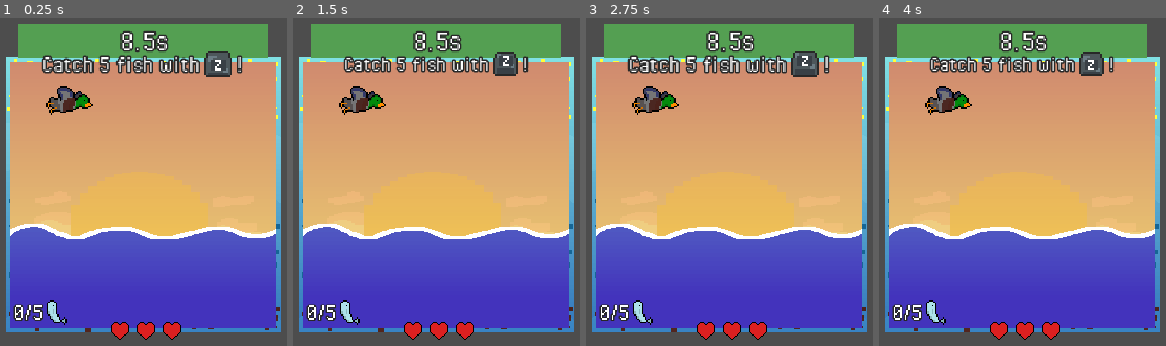
Above: before the commit, frames 1-4 (left to right).
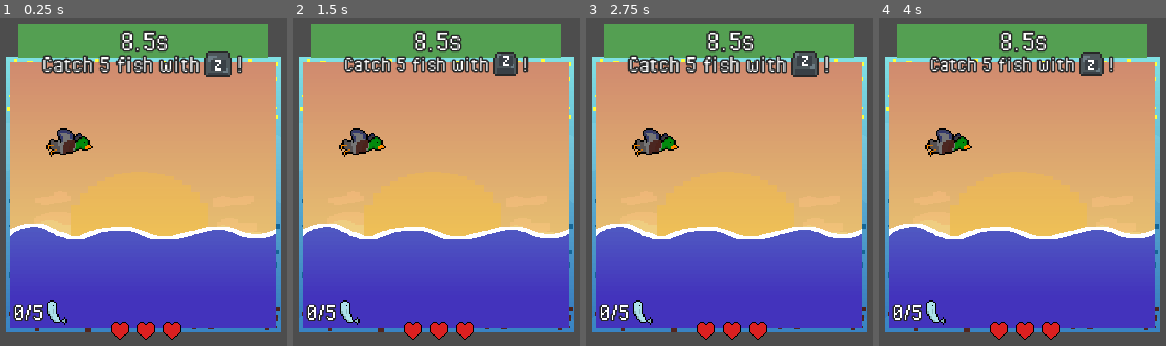
Above: after the commit, the same moments.

Repository: greeeegartur/cgvr-thesis
Game: Godot game, scene res://Scenes/Minigames/Duck Flap/DuckFlap.tscn
The game is run twice, just before and just after one commit, with the same random seed, the same clock (stepped at 60 frames per second) and the same inputs. This scene is started directly instead of the project's main scene.
Inputs:
- Up to frame 1 (0.25 s): no input
- Up to frame 2 (1.5 s): tap Enter (ui_accept) at 0.5, 0.77, 1.07 s; hold Right (ui_right) 0.53-1.28 s; tap A (heat_a) at 0.6 s; hold Down (ui_down) from 1.28 s (still down); tap B (heat_b) at 1.35 s
- Up to frame 3 (2.75 s): tap Enter (ui_accept) at 1.52, 1.82 s; release Down (ui_down) at 2.03 s; hold Right (ui_right) from 2.03 s (still down); tap C (heat_c) at 2.1 s
- Up to frame 4 (4 s): release Right (ui_right) at 2.78 s; hold Up (ui_up) 2.78-3.53 s; tap F (heat_f) at 2.85 s; tap Enter (ui_accept) at 3.02, 3.32, 3.77 s; hold Left (ui_left) from 3.53 s (still down); tap J (heat_j) at 3.6 s

The runs differ from the first frame. In frame 1, 1.7% of the frame differs, in the area x 16-33%, y 20-43%; in frame 2, 1.7%; in frame 3, 1.7%; in frame 4, 1.7%.

Commit message:
Feedback changes after first test

Diff:
--- a/droidream/Scenes/Minigames/Duck Flap/DuckFlap.tscn
+++ b/droidream/Scenes/Minigames/Duck Flap/DuckFlap.tscn
@@ -121,7 +121,6 @@
 fish_spawn_interval_min = 0.6
 fish_jump_duration_min = 1.1
 fish_jump_duration_max = 1.5
-player_start_pos = Vector2(60, 45)
 max_duration = 8.5
 
 [node name="VisualRoot" type="Node2D" parent="."]
@@ -297,7 +296,7 @@
 [node name="FishLayer" type="Node2D" parent="VisualRoot/PlayArea"]
 
 [node name="Player" type="Area2D" parent="VisualRoot/PlayArea"]
-position = Vector2(60, 45)
+position = Vector2(60, 87)
 
 [node name="Sprite2D" type="Sprite2D" parent="VisualRoot/PlayArea/Player"]
 scale = Vector2(1.5, 1.5)
--- a/droidream/Scenes/TitleScreen.tscn
+++ b/droidream/Scenes/TitleScreen.tscn
@@ -18,6 +18,69 @@
 [ext_resource type="Texture2D" uid="uid://g1cpi65b1lxo" path="res://Graphics/Placeholders/Combat/WASD.png" id="16_75epk"]
 [ext_resource type="Texture2D" uid="uid://b0axro84k6yfj" path="res://Graphics/Placeholders/Combat/Z.png" id="17_3ah5x"]
 
+[sub_resource type="Animation" id="Animation_4hokt"]
+length = 0.001
+tracks/0/type = "value"
+tracks/0/imported = false
+tracks/0/enabled = true
+tracks/0/path = NodePath("Droid (Layer9):frame")
+tracks/0/interp = 1
+tracks/0/loop_wrap = true
+tracks/0/keys = {
+"times": PackedFloat32Array(0),
+"transitions": PackedFloat32Array(1),
+"update": 1,
+"values": [0]
+}
+tracks/1/type = "value"
+tracks/1/imported = false
+tracks/1/enabled = true
+tracks/1/path = NodePath("Droid (Layer9):position")
+tracks/1/interp = 1
+tracks/1/loop_wrap = true
+tracks/1/keys = {
+"times": PackedFloat32Array(0),
+"transitions": PackedFloat32Array(1),
+"update": 0,
+"values": [Vector2(0, 0)]
+}
+tracks/2/type = "value"
+tracks/2/imported = false
+tracks/2/enabled = true
+tracks/2/path = NodePath("Droid (Layer9):rotation")
+tracks/2/interp = 1
+tracks/2/loop_wrap = true
+tracks/2/keys = {
+"times": PackedFloat32Array(0),
+"transitions": PackedFloat32Array(1),
+"update": 0,
+"values": [0.0]
+}
+tracks/3/type = "value"
+tracks/3/imported = false
+tracks/3/enabled = true
+tracks/3/path = NodePath("UFOBeam (Layer11):frame")
+tracks/3/interp = 1
+tracks/3/loop_wrap = true
+tracks/3/keys = {
+"times": PackedFloat32Array(0),
+"transitions": PackedFloat32Array(1),
+"update": 1,
+"values": [0]
+}
+tracks/4/type = "value"
+tracks/4/imported = false
+tracks/4/enabled = true
+tracks/4/path = NodePath("Stars (Layer2):frame")
+tracks/4/interp = 1
+tracks/4/loop_wrap = true
+tracks/4/keys = {
+"times": PackedFloat32Array(0),
+"transitions": PackedFloat32Array(1),
+"update": 1,
+"values": [0]
+}
+
 [sub_resource type="Animation" id="Animation_qu6cc"]
 resource_name = "idle"
 length = 6.0
@@ -81,69 +144,6 @@
 "transitions": PackedFloat32Array(1, 1, 1, 1),
 "update": 1,
 "values": [0, 2, 0, 1]
-}
-
-[sub_resource type="Animation" id="Animation_4hokt"]
-length = 0.001
-tracks/0/type = "value"
-tracks/0/imported = false
-tracks/0/enabled = true
-tracks/0/path = NodePath("Droid (Layer9):frame")
-tracks/0/interp = 1
-tracks/0/loop_wrap = true
-tracks/0/keys = {
-"times": PackedFloat32Array(0),
-"transitions": PackedFloat32Array(1),
-"update": 1,
-"values": [0]
-}
-tracks/1/type = "value"
-tracks/1/imported = false
-tracks/1/enabled = true
-tracks/1/path = NodePath("Droid (Layer9):position")
-tracks/1/interp = 1
-tracks/1/loop_wrap = true
-tracks/1/keys = {
-"times": PackedFloat32Array(0),
-"transitions": PackedFloat32Array(1),
-"update": 0,
-"values": [Vector2(0, 0)]
-}
-tracks/2/type = "value"
-tracks/2/imported = false
-tracks/2/enabled = true
-tracks/2/path = NodePath("Droid (Layer9):rotation")
-tracks/2/interp = 1
-tracks/2/loop_wrap = true
-tracks/2/keys = {
-"times": PackedFloat32Array(0),
-"transitions": PackedFloat32Array(1),
-"update": 0,
-"values": [0.0]
-}
-tracks/3/type = "value"
-tracks/3/imported = false
-tracks/3/enabled = true
-tracks/3/path = NodePath("UFOBeam (Layer11):frame")
-tracks/3/interp = 1
-tracks/3/loop_wrap = true
-tracks/3/keys = {
-"times": PackedFloat32Array(0),
-"transitions": PackedFloat32Array(1),
-"update": 1,
-"values": [0]
-}
-tracks/4/type = "value"
-tracks/4/imported = false
-tracks/4/enabled = true
-tracks/4/path = NodePath("Stars (Layer2):frame")
-tracks/4/interp = 1
-tracks/4/loop_wrap = true
-tracks/4/keys = {
-"times": PackedFloat32Array(0),
-"transitions": PackedFloat32Array(1),
-"update": 1,
-"values": [0]
 }
 
 [sub_resource type="AnimationLibrary" id="AnimationLibrary_swiah"]
--- a/droidream/Scripts/Combat/StageFlowController.gd
+++ b/droidream/Scripts/Combat/StageFlowController.gd
@@ -71,6 +71,7 @@
 
 	await get_tree().create_timer(0.3).timeout
 
+	player_visual.show_hp()
 	combat_manager.begin_combat_after_intro()
 
 	combat_manager._resume_combat()
--- a/droidream/Scripts/Combat/TutorialDirector.gd
+++ b/droidream/Scripts/Combat/TutorialDirector.gd
@@ -261,7 +261,7 @@
 	await say("This should work!", "happy")
 	end_say()
 
-	ufo.flip_toward_left(true)
+	ufo.flip_toward_left()
 	await get_tree().create_timer(0.25).timeout
 	await say("Are you ready? Let’s begin!", "happy")
 	end_say()
@@ -585,7 +585,7 @@
 
 func walk_out_and_finish():
 	camera.reset_camera()
-	ufo.flip_toward_left(true)
+	ufo.flip_toward_right()
 	player_visual.anim.play("player_walk")
 
 	var tween := create_tween()
--- a/droidream/Scripts/Data/Attack_Patterns/beetle_tackle.tres
+++ b/droidream/Scripts/Data/Attack_Patterns/beetle_tackle.tres
@@ -8,7 +8,7 @@
 animation_name = "beetle_tackle"
 total_duration = 3.0
 hits = Array[Dictionary]([{
-"block_window": Vector2(1.65, 1.9),
+"block_window": Vector2(1.6, 1.9),
 "damage_multiplier": 1.0,
 "time": 1.9
 }])
--- a/droidream/Scripts/Minigames/DuckFlap.gd
+++ b/droidream/Scripts/Minigames/DuckFlap.gd
@@ -16,7 +16,7 @@
 @export var fish_target_count := 5
 @export var max_hits := 3
 @export var combat_damage_per_hit := 0.25
-@export var player_start_pos := Vector2(78, 122)
+@export var player_start_pos := Vector2(60, 87)
 @export var respawn_invuln_time := 0.45
 
 @onready var play_area: Control = $VisualRoot/PlayArea
Binary file added: droidream/Documentation/Testing Tutorial.png
Not shown, added: droidream/Documentation/Testing Tutorial.png.import
Not shown, changed: droidream/export_presets.cfg
